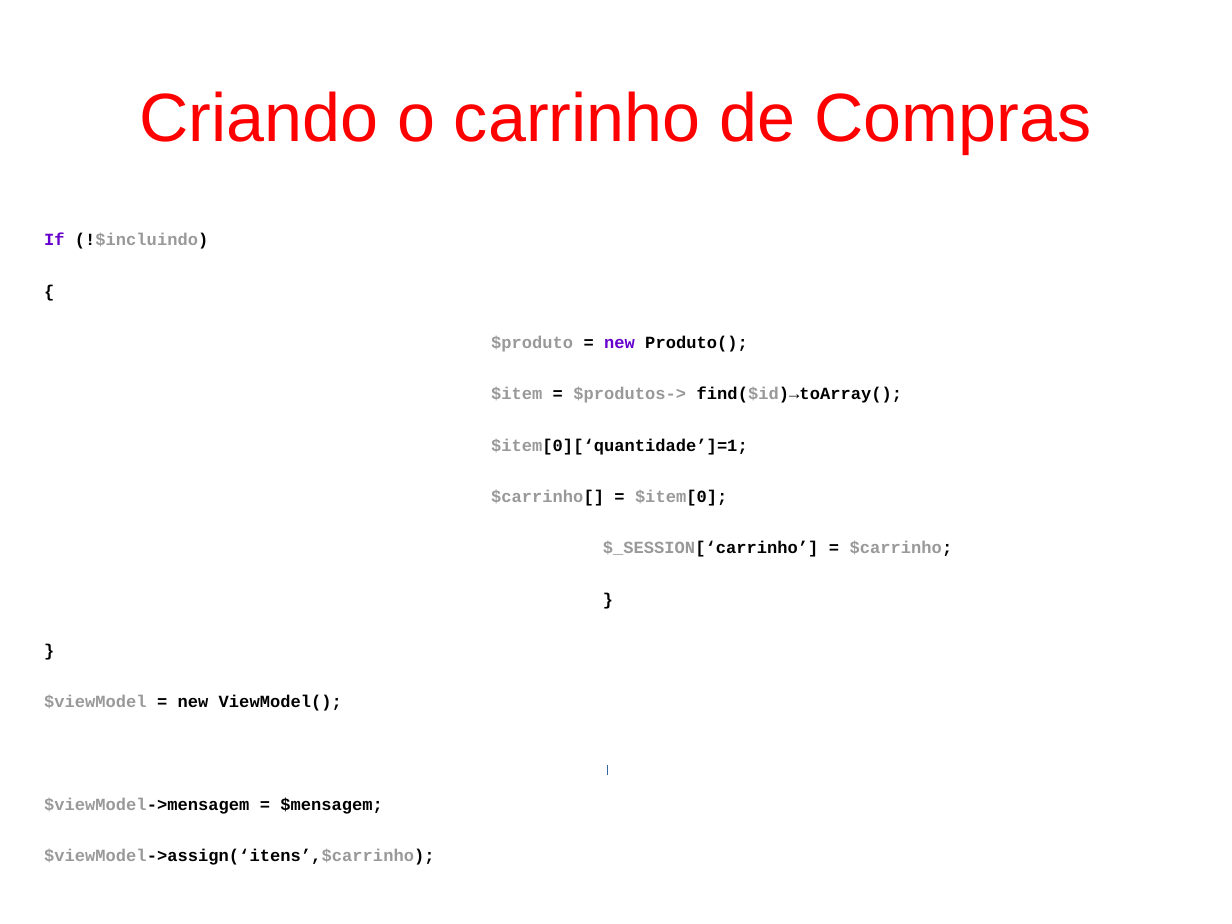
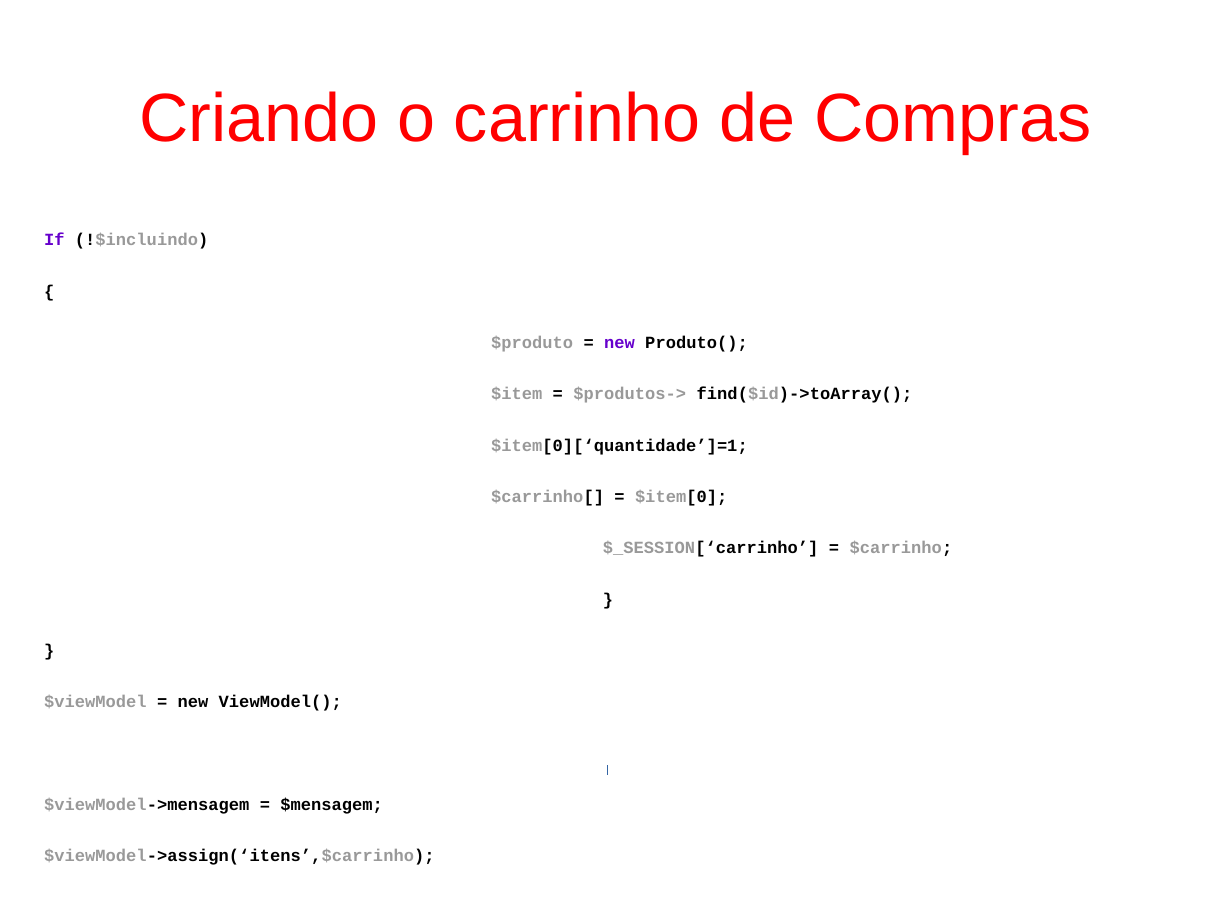
Before and after one commit to fgsl/lojasacme, a slide deck: slide 83 of docs/tutorial.odp. Drawn at 1232x924 pixels with LibreOffice and Linux fonts; fonts in the diff are those of the drawing. Boxes give left, top, right and bottom in pixels: in the first picture for what was removed or moved away, otherwise in the second. Text is boxed around its words. In the diff, an @@ line names an element or a change of style, - is before the commit and + after.

```diff
--- a/docs/tutorial.odp
+++ b/docs/tutorial.odp
@@ text at [491,387,913,403]: text changed @@
-$item = $produtos-> find($id)→toArray();
+$item = $produtos-> find($id)->toArray();
```
Also in this commit, not shown: 24 other slides changed, 2 slides added, 7 slides removed, 5 other files.
